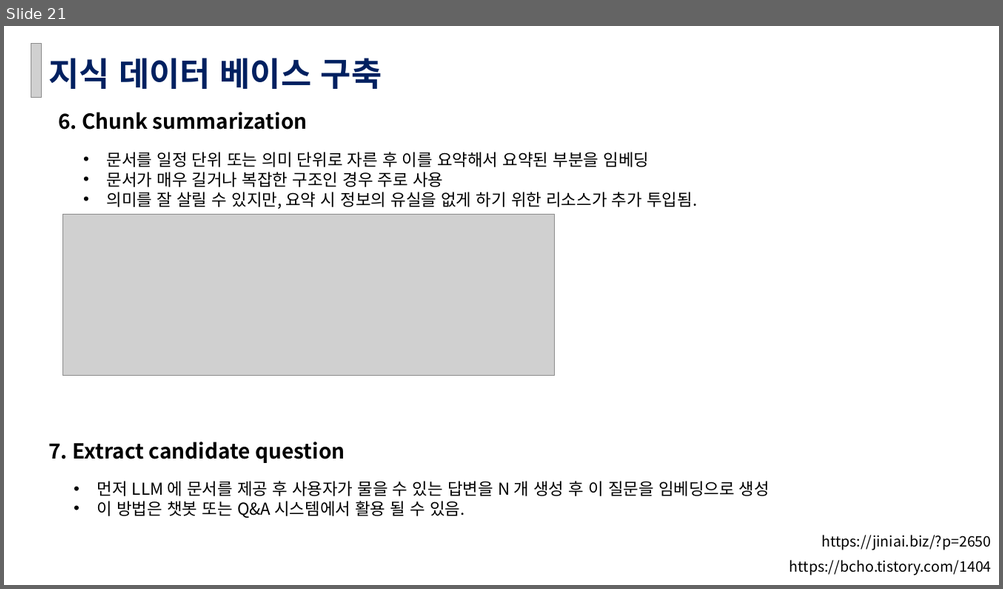
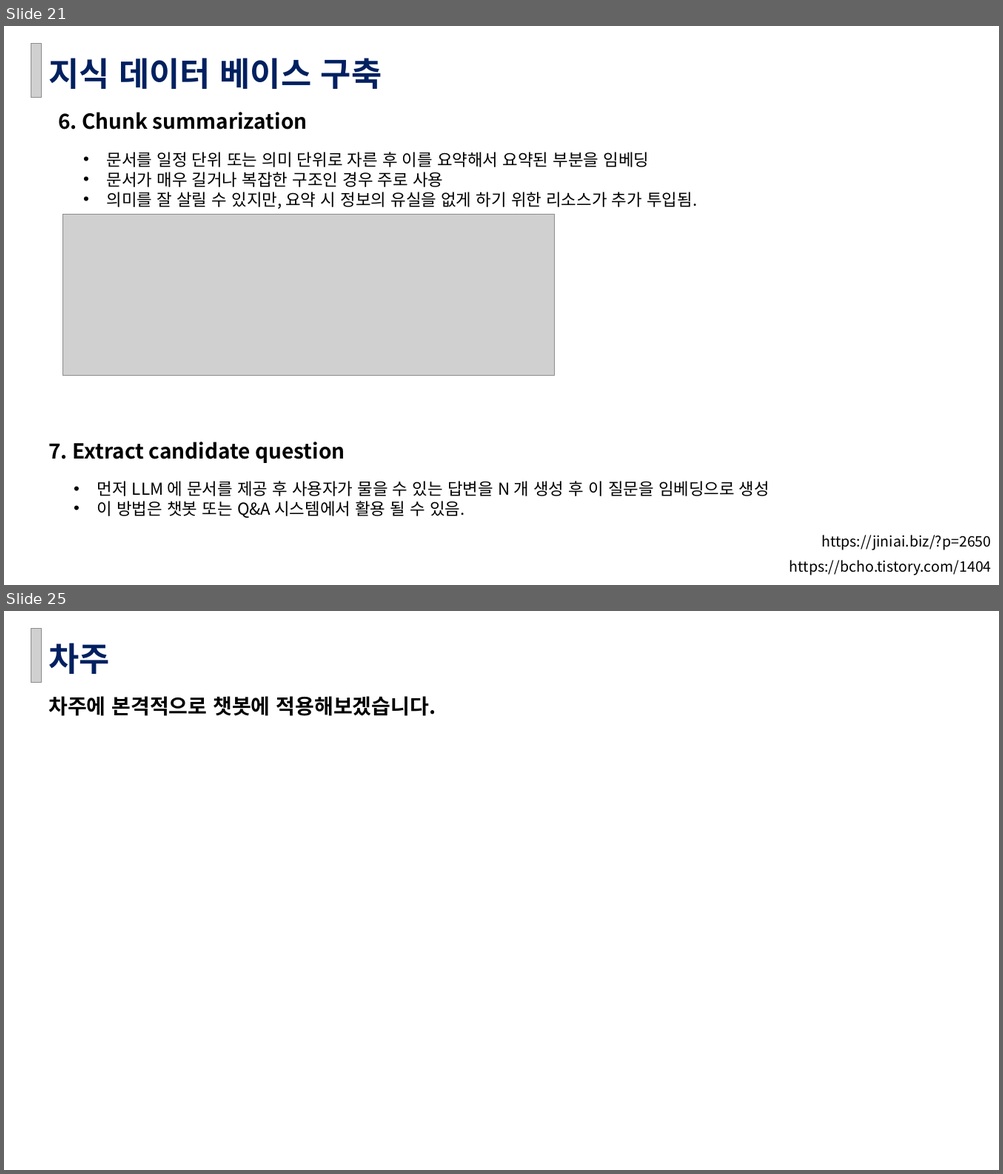
Before and after one commit to fs-jppark/openai-chatbot-class-fasoo, a slide deck: Week03/챗봇 애플리케이션 만들기(OpenAI API 활용) 사내 과정의 과제 3주차.pptx. Shown one above the other, each under a label of ours: slide 21 before the commit, slides 21 and 25 after it; the slides between them are not shown. The pictures are 1003x589 and 1003x1174 pixels, drawn with LibreOffice and Linux fonts; fonts in the diff are those of the drawing; grey boxes stand for pictures. Boxes give left, top, right and bottom in pixels: in the first picture for what was removed or moved away, otherwise in the second. Text is boxed around its words. In the diff, an @@ line names an element or a change of style, - is before the commit and + after.

```diff
--- a/Week03/챗봇 애플리케이션 만들기(OpenAI API 활용) 사내 과정의 과제 3주차.pptx
+++ b/Week03/챗봇 애플리케이션 만들기(OpenAI API 활용) 사내 과정의 과제 3주차.pptx
@@ slide 25 added at box(4, 611, 999, 1170), background #FFFFFF @@
@@ picture added at box(31, 628, 42, 682) @@
@@ text added at box(48, 643, 109, 674), 32 pt, text #002060, bold @@
+차주
@@ text added at box(48, 696, 436, 716), 20 pt, text #000000, bold @@
+차주에 본격적으로 챗봇에 적용해보겠습니다.
```
Also in this commit, not shown: 4 slides changed, 1 other slide added.
